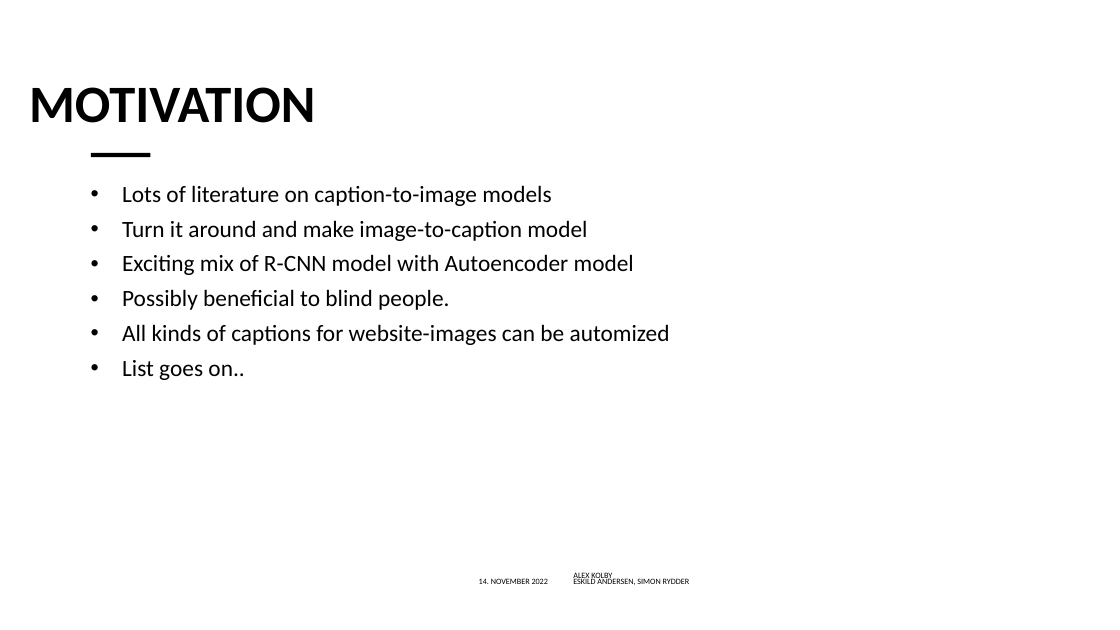
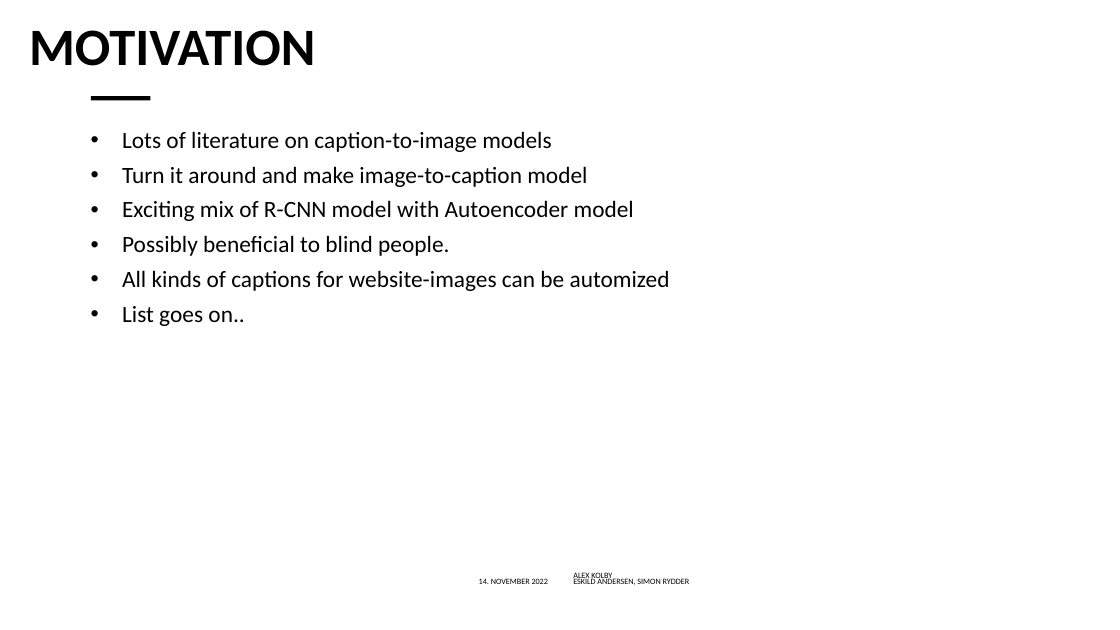
Before and after one commit to EskildAndersen/DeepLearningProject, a slide deck: slide 2 of pitch/enchancedPP.pptx. Drawn at 1120x630 pixels with LibreOffice and Linux fonts; fonts in the diff are those of the drawing; background and template pictures are left out. Boxes give left, top, right and bottom in pixels: in the first picture for what was removed or moved away, otherwise in the second. Text is boxed around its words. In the diff, an @@ line names an element or a change of style, - is before the commit and + after.

```diff
--- a/pitch/enchancedPP.pptx
+++ b/pitch/enchancedPP.pptx
@@ rectangle added at <box>0,0,1120,542</box>, fill #FFFFFF @@
@@ title "MOTIVATION": place and size @@
-title "MOTIVATION" at <box>29,87,315,123</box>
+title "MOTIVATION" at <box>29,30,315,66</box>
@@ title "MOTIVATION" at <box>29,30,315,66</box>: vertical alignment bottom to top @@
@@ rectangle: place and size @@
-rectangle at <box>91,153,150,157</box>
+rectangle at <box>91,96,150,100</box>
@@ text "Lots of literature on caption-to-image ...": place and size @@
-text "Lots of literature on caption-to-image ..." at <box>122,185,670,380</box>
+text "Lots of literature on caption-to-image ..." at <box>122,131,670,326</box>
```
Also in this commit, not shown: 1 other slide changed.
